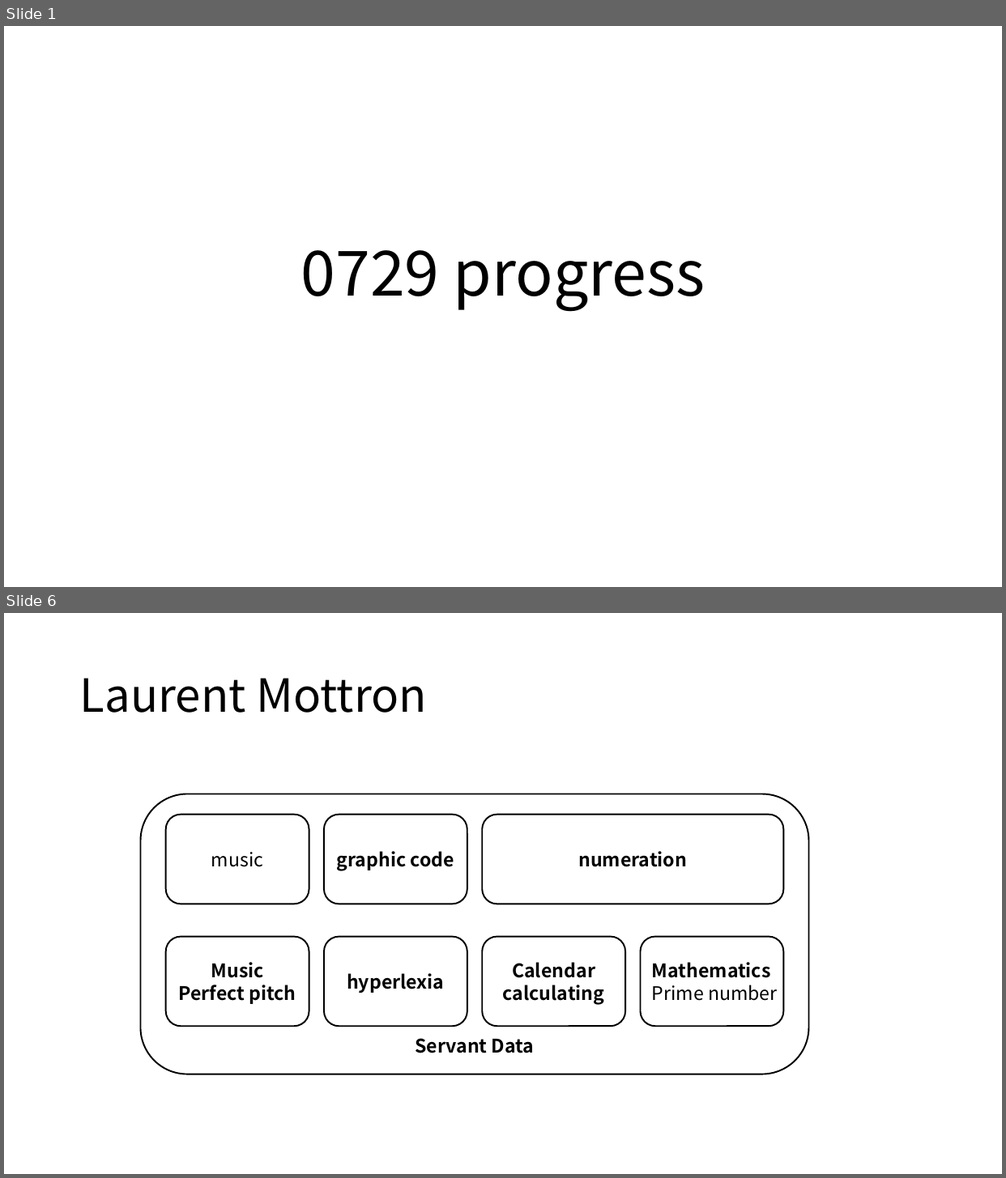
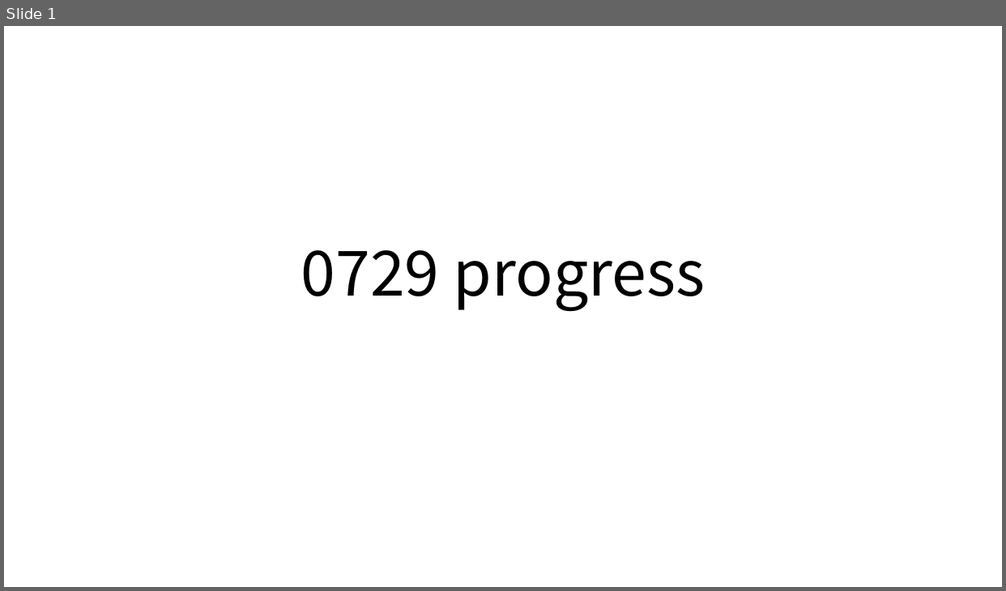
Before and after one commit to topaz11100/PROGRESS, a slide deck: 2_0729/0729_progress.pptx. Shown one above the other, each under a label of ours: slides 1 and 6 before the commit, slide 1 after it; the slides between them are not shown. The pictures are 1006x1178 and 1006x591 pixels, drawn with LibreOffice and Linux fonts; fonts in the diff are those of the drawing. Boxes give left, top, right and bottom in pixels: in the first picture for what was removed or moved away, otherwise in the second. Text is boxed around its words. In the diff, an @@ line names an element or a change of style, - is before the commit and + after.

```diff
--- a/2_0729/0729_progress.pptx
+++ b/2_0729/0729_progress.pptx
@@ slide 6 removed at [4, 613, 1002, 1174], background #FFFFFF @@
@@ title removed at [80, 678, 427, 713] @@
-Laurent Mottron
@@ group removed at [140, 794, 809, 1075]: 8 rounded rectangles @@
-Servant Data
-Music
-Perfect pitch
-hyperlexia
-Calendar
-calculating
-Mathematics
-Prime number
-music
-numeration
-graphic code
```
Also in this commit, not shown: 8 slides added, 37 other slides removed, 26 other files.
